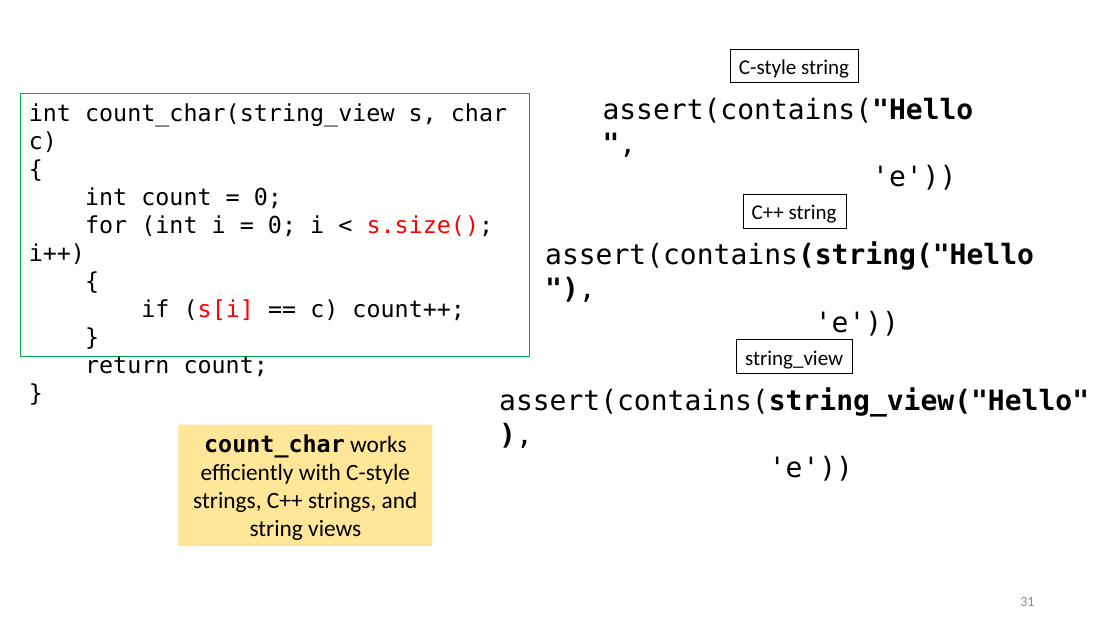
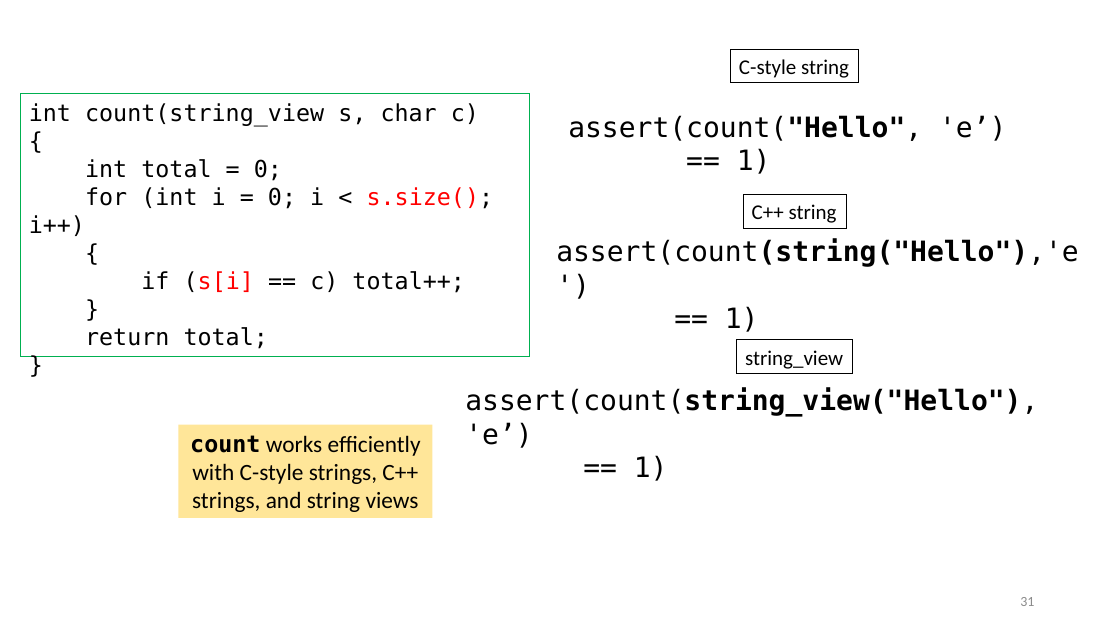
Before and after one commit to tjd1234/cmpt225fall2023, a slide deck: slide 31 of lecture_notes/week12/week12_strings.pptx. Drawn at 1120x630 pixels with LibreOffice and Linux fonts; fonts in the diff are those of the drawing. Boxes give left, top, right and bottom in pixels: in the first picture for what was removed or moved away, otherwise in the second. Text is boxed around its words. In the diff, an @@ line names an element or a change of style, - is before the commit and + after.

```diff
--- a/lecture_notes/week12/week12_strings.pptx
+++ b/lecture_notes/week12/week12_strings.pptx
@@ text in rectangle at (x1=29, y1=103, x2=479, y2=127): text changed @@
-int count_char(string_view s, char c)
+int count(string_view s, char c)
@@ text at (x1=568, y1=115, x2=1006, y2=174): text changed @@
-assert(contains("Hello",
-'e'))
+assert(count("Hello", 'e’)
+== 1)
@@ text in rectangle at (x1=85, y1=159, x2=282, y2=181): text changed @@
-int count = 0;
+int total = 0;
@@ text at (x1=556, y1=239, x2=1079, y2=332): text changed @@
-assert(contains(string("Hello"),
-'e'))
+assert(count(string("Hello"),'e')
+== 1)
@@ text in rectangle at (x1=141, y1=271, x2=465, y2=293): text changed @@
-if (s[i] == c) count++;
+if (s[i] == c) total++;
@@ text in rectangle at (x1=85, y1=327, x2=268, y2=349): text changed @@
-return count;
+return total;
@@ text at (x1=465, y1=387, x2=1038, y2=481): text changed @@
-assert(contains(string_view("Hello"),
-'e'))
+assert(count(string_view("Hello"), 'e’)
+== 1)
@@ rectangle "count works efficiently with C-style ..." resized from (x1=178, y1=424, x2=432, y2=546) to (x1=178, y1=424, x2=432, y2=518) @@
@@ text in rectangle at (x1=190, y1=435, x2=421, y2=512): text changed @@
-count_char works efficiently with C-style strings, C++ strings, and string views
+count works efficiently with C-style strings, C++ strings, and string views
```
Also in this commit, not shown: 13 other slides changed, 1 other file.
